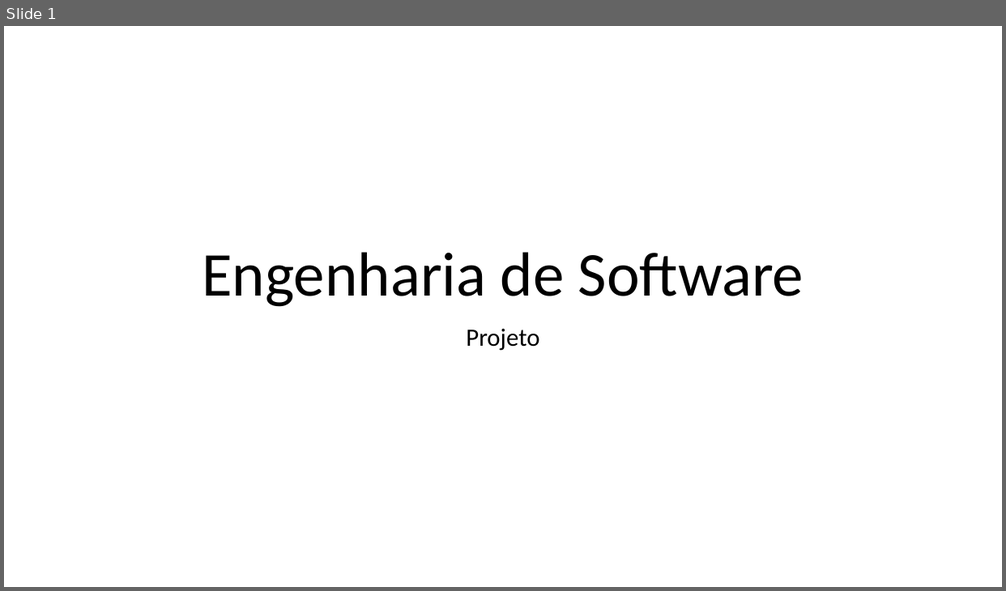
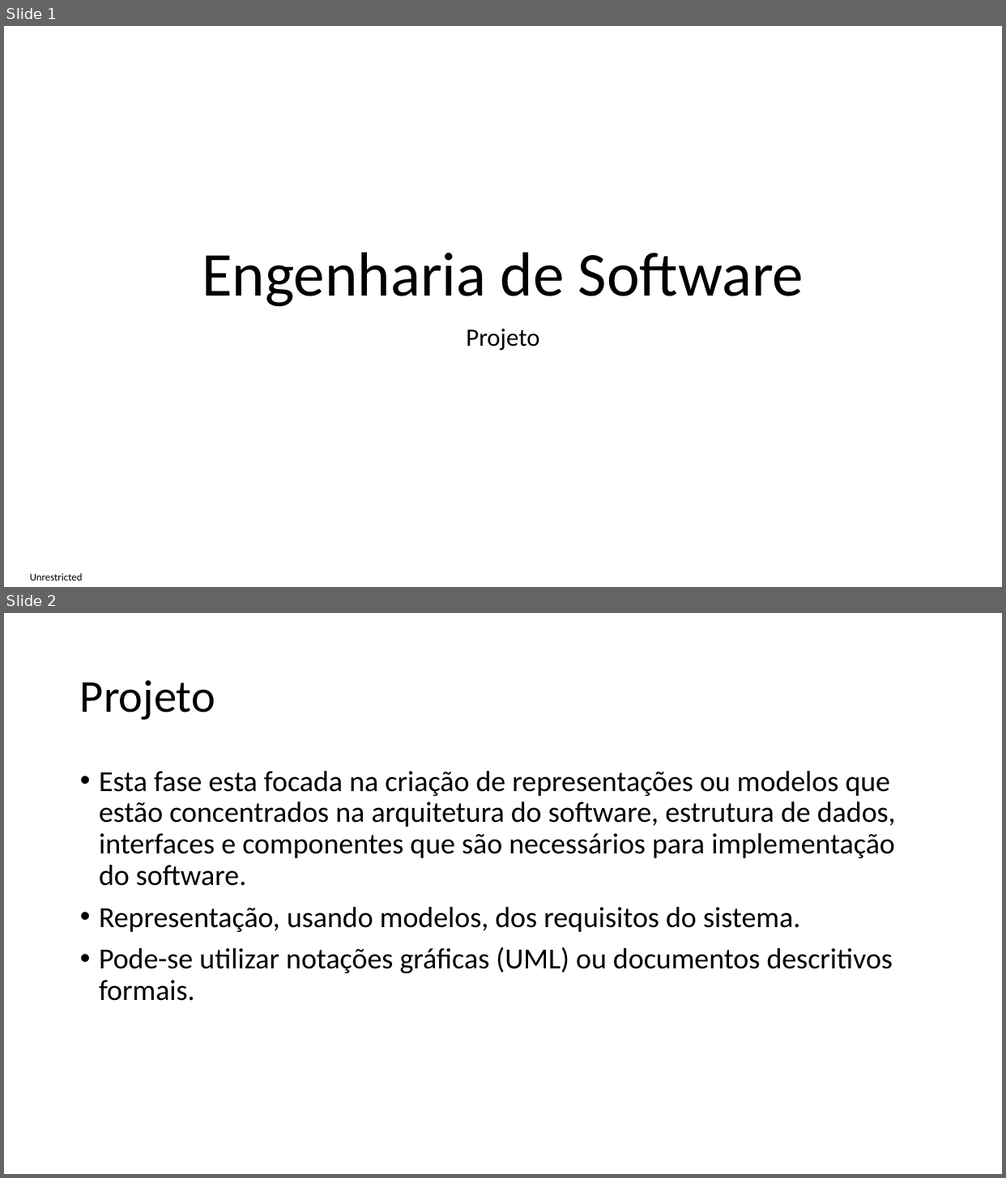
Before and after one commit to impagno/pwcamoes, a slide deck: Documentos/Engenharia de Software - Projeto.pptx. Shown one above the other, each under a label of ours: slide 1 before the commit, slides 1 and 2 after it. The pictures are 1006x591 and 1006x1178 pixels, drawn with LibreOffice and Linux fonts; fonts in the diff are those of the drawing. Boxes give left, top, right and bottom in pixels: in the first picture for what was removed or moved away, otherwise in the second. Text is boxed around its words. In the diff, an @@ line names an element or a change of style, - is before the commit and + after.

```diff
--- a/Documentos/Engenharia de Software - Projeto.pptx
+++ b/Documentos/Engenharia de Software - Projeto.pptx
@@ slide 2 added at (4,613,1002,1174), background #FFFFFF @@
@@ title added at (80,680,215,720), 44 pt, text #000000 @@
+Projeto
@@ text added at (99,771,896,1001), 28 pt, text #000000 @@
+• Esta fase esta focada na criação de representações ou modelos que estão concentrados na arquitetura do software, estrutura de dados, interfaces e componentes que são necessários para implementação do software.
+• Representação, usando modelos, dos requisitos do sistema.
+• Pode-se utilizar notações gráficas (UML) ou documentos descritivos formais.
@@ slide 1 changed as well @@
@@ text added at (30,574,83,581), 10 pt, text #000000 @@
+Unrestricted
```
Also in this commit, not shown: 13 other slides added, 5 slides removed.
